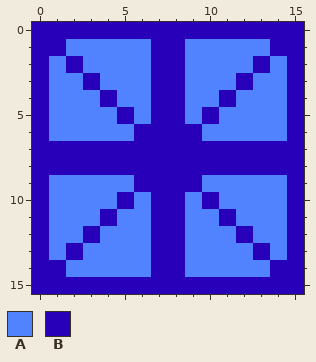
Two states of a pixel-art file, Project/Assets/Art/NegativeSpacePlacer.aseprite. The first picture shows the starting point.
16x16 pixels, 1 frame.
Palette (. is transparent): A #5182ff  B #2800ba
Pixels before, first column x 0:
 0 BBBBBBBBBBBBBBBB
 1 BBAAAAABBAAAAABB
 2 BABAAAABBAAAABAB
 3 BAABAAABBAAABAAB
 4 BAAABAABBAABAAAB
 5 BAAAABABBABAAAAB
 6 BAAAAABBBBAAAAAB
 7 BBBBBBBBBBBBBBBB
 8 BBBBBBBBBBBBBBBB
 9 BAAAAABBBBAAAAAB
10 BAAAABABBABAAAAB
11 BAAABAABBAABAAAB
12 BAABAAABBAAABAAB
13 BABAAAABBAAAABAB
14 BBAAAAABBAAAAABB
15 BBBBBBBBBBBBBBBB
The result:
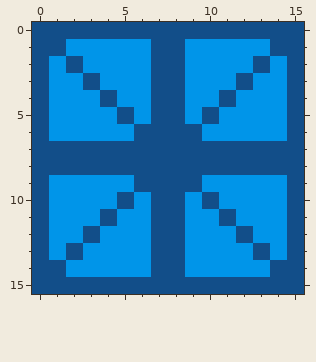
Diff:
colour A: #5182ff -> #0095e9
colour B: #2800ba -> #124e89
Boxes around the changes in both pictures, in picture pixels (x1, y1, x2, y2):
changed: (32, 22, 304, 294)
